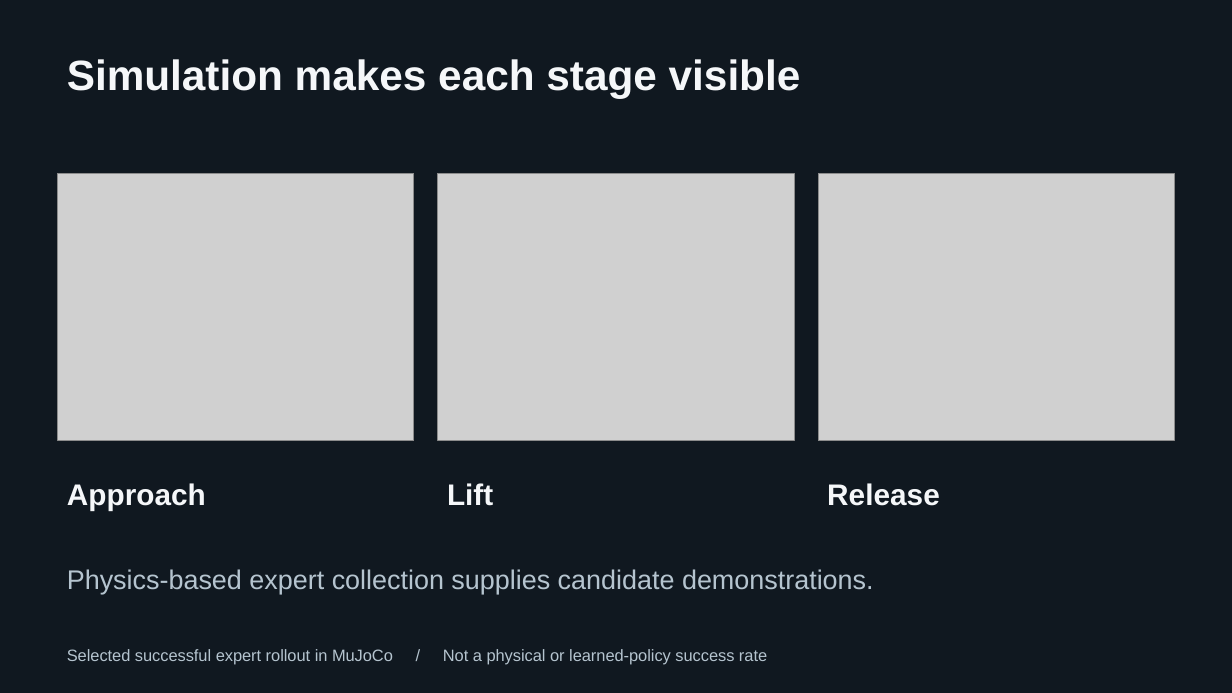
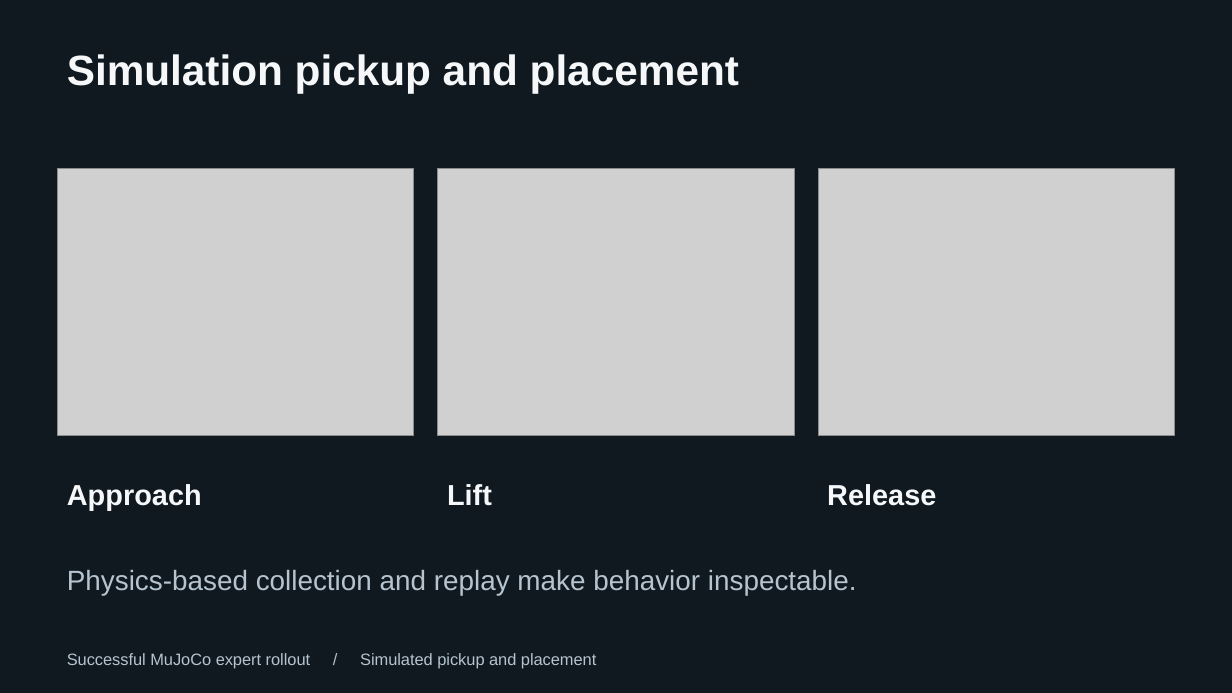
Before and after one commit to Abdullah12has/junction-intel-robotics, a slide deck: slide 4 of submission/output/prometheus.pptx (slide 6 before the commit). Drawn at 1232x693 pixels with LibreOffice and Linux fonts; fonts in the diff are those of the drawing; grey boxes stand for pictures. Boxes give left, top, right and bottom in pixels: in the first picture for what was removed or moved away, otherwise in the second. Text is boxed around its words. In the diff, an @@ line names an element or a change of style, - is before the commit and + after.

Commit message:
Lead submission with SmolVLM physical demo and narrated video

```diff
--- a/submission/output/prometheus.pptx
+++ b/submission/output/prometheus.pptx
@@ text at (x1=67, y1=54, x2=739, y2=93): text changed @@
-Simulation makes each stage visible
+Simulation pickup and placement
@@ 3 pictures moved together from (x1=57, y1=174, x2=1174, y2=441) to (x1=57, y1=169, x2=1174, y2=436) @@
@@ size 23.2 to 22.5 pt in 3 elements at (x1=67, y1=484, x2=202, y2=510), (x1=447, y1=484, x2=492, y2=506), (x1=827, y1=484, x2=936, y2=506) @@
@@ text at (x1=67, y1=570, x2=857, y2=595): text changed; size 21 to 21.8 pt @@
-Physics-based expert collection supplies candidate demonstrations.
+Physics-based collection and replay make behavior inspectable.
@@ text at (x1=67, y1=653, x2=596, y2=669): text changed @@
-Selected successful expert rollout in MuJoCo / Not a physical or learned-policy success rate
+Successful MuJoCo expert rollout / Simulated pickup and placement
```
Also in this commit, not shown: 8 slides added, 8 slides removed, 17 other files.
